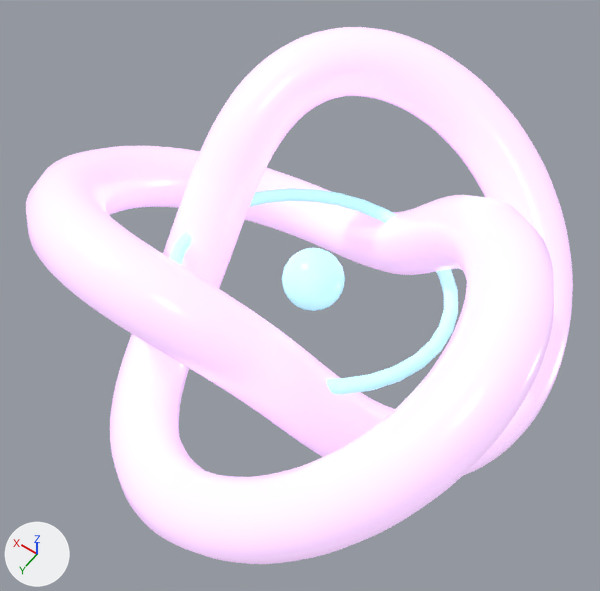
Renders of the glTF model assets/models/knot.glb from each side of a commit.
Rendered twice from a camera (50 mm lens) standing at (-2.4, 3.31, 6.06) and looking at (-0.11, 0.1, 1.03). Lighting does not change. The marker at lower left points along +X, +Y and +Z. The older version comes first. Where no turn or scale is listed for an object, it has been applied to the vertices.

The first picture shows 'knot_cosmic_knot', 'knot_cosmic_knot_accent'.
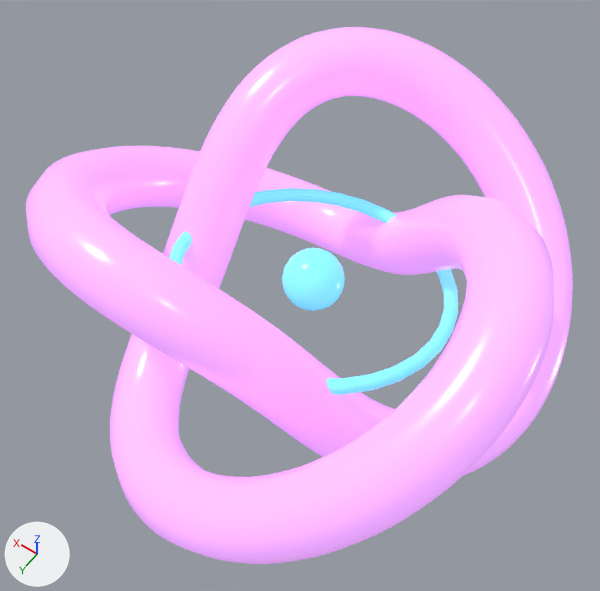
Location of each change, [x1, y1, x2, y2] in pixels of the pictures (600 x 591 px):
'knot_cosmic_knot', recoloured: [26, 27, 573, 564] in both
'knot_cosmic_knot_accent', recoloured: [169, 188, 458, 395] in both

What the commit changed:
Material 'Cosmic knot' (mat_cosmic_knot) changes colour from purple #f6d2ff to purple #eaa4ff; in linear values from (0.918, 0.643, 1.0) to (0.823, 0.371, 1.0).
In material 'Cosmic knot' (mat_cosmic_knot), emission_color goes from (0.569, 0.399, 0.62) (purple #c7a9ce) to (0.51, 0.23, 0.62) (purple #bd84ce).
Material 'Cosmic knot accent' (mat_cosmic_knot_accent) changes colour from cyan #b7f3ff to cyan #79e4ff; in linear values from (0.475, 0.894, 1.0) to (0.191, 0.776, 1.0).
In material 'Cosmic knot accent' (mat_cosmic_knot_accent), emission_color goes from (0.247, 0.465, 0.52) (cyan #88b6bf) to (0.0994, 0.403, 0.52) (cyan #59aabf).
